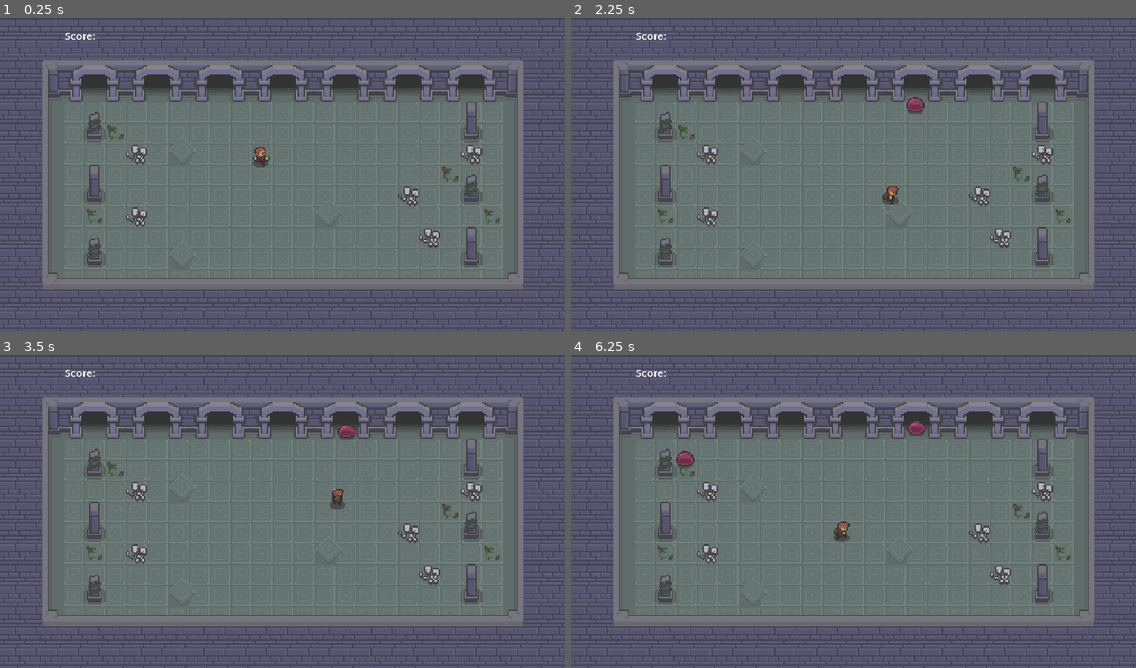
Above: before the commit, frames 1-4 (two rows, left to right).
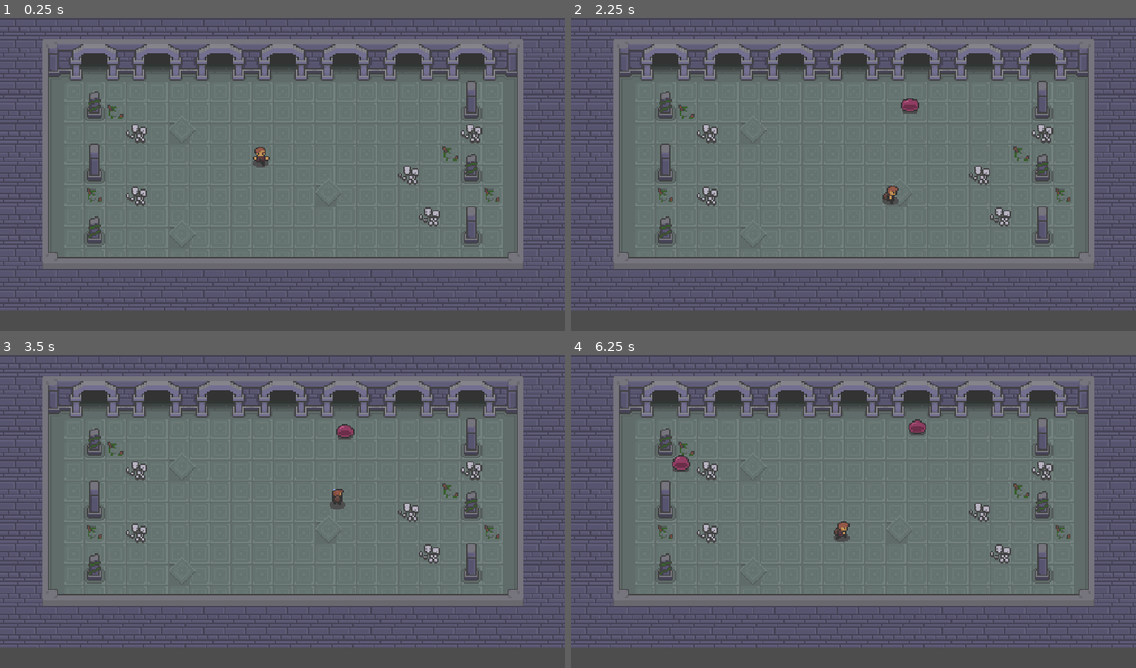
Above: after the commit, the same moments.

Repository: GigglebertCreepstein/MSU_CSC275_TERM_PROJECT
Game: Godot game, scene res://scenes/game.tscn
Same seed, same stepped clock (60 frames per second), same inputs: the game is played once before the commit and once after it.
Inputs (mouse positions are in pixels of both pictures, inside the frame that each line leads up to):
- Up to frame 1 (0.25 s): no input
- Up to frame 2 (2.25 s): tap Enter (attack) at 0.5, 0.6, 1.35 s; move the mouse to (977, 158) at 0.52 s; hold D (move_right) 0.53-1.28 s; move the mouse to (740, 190) at 1.27 s; hold S (move_down) 1.28-2.03 s; move the mouse to (910, 105) at 2.02 s; hold D (move_right) from 2.03 s (still down); click (910, 105) at 2.1 s
- Up to frame 3 (3.5 s): tap Enter (attack) at 2.3, 2.85 s; move the mouse to (254, 574) at 2.77 s; release D (move_right) at 2.78 s; hold W (move_up) from 2.78 s (still down)
- Up to frame 4 (6.25 s): move the mouse to (1023, 558) at 3.52 s; release W (move_up) at 3.53 s; hold A (move_left) 3.53-5.03 s; tap Enter (attack) at 3.6, 4.55, 5.1, 5.85 s; right-click (1023, 558) at 4.15 s; move the mouse to (684, 464) at 4.27 s; click (684, 464) at 4.35 s; move the mouse to (881, 511) at 5.02 s; hold S (move_down) 5.03-5.78 s; move the mouse to (768, 433) at 5.77 s; hold D (move_right) from 5.78 s (still down)

The runs differ from the first frame. In frame 1, 24% of the frame differs, in the area x 0-100%, y 4-100%; in frame 2, 24%; in frame 3, 24%; in frame 4, 24%.

Commit message:
update 3/6/35
- added player death with respawn feature
- tweaked collision to more functional

Diff:
--- a/player.gd
+++ /dev/null
@@ -1 +0,0 @@
-extends CharacterBody2D
--- a/project.godot
+++ b/project.godot
@@ -66,13 +66,19 @@
 "events": [Object(InputEventMouseButton,"resource_local_to_scene":false,"resource_name":"","device":-1,"window_id":0,"a …(253 unchanged characters)…
 ]
 }
+"reset player"={
+"deadzone": 0.2,
+"events": [Object(InputEventMouseButton,"resource_local_to_scene":false,"resource_name":"","device":-1,"window_id":0,"alt_pressed":false,"shift_pressed":false,"ctrl_pressed":false,"meta_pressed":false,"button_mask":0,"position":Vector2(0, 0),"global_position":Vector2(0, 0),"factor":1.0,"button_index":2,"canceled":false,"pressed":false,"double_click":false,"script":null)
+]
+}
 
 [layer_names]
 
 2d_physics/layer_1="world"
 2d_physics/layer_2="player"
 2d_physics/layer_3="enemy"
-2d_physics/layer_4="death zone"
+2d_physics/layer_4="player_health"
+2d_physics/layer_5="enemy_attack"
 
 [rendering]
 
--- a/scenes/enemy.tscn
+++ b/scenes/enemy.tscn
@@ -1,8 +1,12 @@
 [gd_scene load_steps=17 format=3 uid="uid://g636wece0tif"]
 
-[ext_resource type="Script" uid="uid://brxqkemserjgq" path="res://enemy.gd" id="1_4gyqm"]
+[ext_resource type="Script" uid="uid://brxqkemserjgq" path="res://scripts/enemy.gd" id="1_4gyqm"]
 [ext_resource type="Texture2D" uid="uid://cl4yv5rcp4md6" path="res://assets/Top_Down_Adventure_Pack_v.1.0/Top_Down_Adventure_Pack_v.1.0/Enemies_Sprites/Pinkslime_Sprites/pinkslime_hit_anim_all_dir_strip_4.png" id="2_4ra3w"]
 [ext_resource type="Texture2D" uid="uid://bp2ymc3b5coy" path="res://assets/Top_Down_Adventure_Pack_v.1.0/Top_Down_Adventure_Pack_v.1.0/Enemies_Sprites/Pinkslime_Sprites/pinkslime_idle_anim_all_dir_strip_6.png" id="3_5uy6h"]
+
+[sub_resource type="CapsuleShape2D" id="CapsuleShape2D_4ra3w"]
+radius = 5.24098
+height = 11.6349
 
 [sub_resource type="AtlasTexture" id="AtlasTexture_c4w8v"]
 atlas = ExtResource("2_4ra3w")
@@ -87,9 +91,6 @@
 "speed": 17.0
 }]
 
-[sub_resource type="RectangleShape2D" id="RectangleShape2D_md0e3"]
-size = Vector2(14, 15)
-
 [sub_resource type="RectangleShape2D" id="RectangleShape2D_e1ltt"]
 size = Vector2(14, 12)
 
@@ -98,30 +99,41 @@
 collision_mask = 3
 script = ExtResource("1_4gyqm")
 
+[node name="wall_collision" type="CollisionShape2D" parent="."]
+position = Vector2(0, -1)
+scale = Vector2(1.90804, -1.54706)
+shape = SubResource("CapsuleShape2D_4ra3w")
+
 [node name="AnimatedSprite2D" type="AnimatedSprite2D" parent="."]
 scale = Vector2(2, 2)
 sprite_frames = SubResource("SpriteFrames_hb8ge")
-animation = &"death"
-frame_progress = 0.932517
-
-[node name="CollisionShape2D" type="CollisionShape2D" parent="."]
-position = Vector2(0, -0.5)
-scale = Vector2(2, 2)
-shape = SubResource("RectangleShape2D_md0e3")
+animation = &"idle"
+frame_progress = 0.0243143
 
 [node name="hitbox" type="Area2D" parent="."]
+visible = false
 scale = Vector2(2, 2)
 collision_layer = 4
 collision_mask = 2
 
 [node name="hitbox_collision" type="CollisionShape2D" parent="hitbox"]
-position = Vector2(0, -2)
+position = Vector2(0, -0.5)
 shape = SubResource("RectangleShape2D_e1ltt")
 
 [node name="death_timer" type="Timer" parent="hitbox"]
 
 [node name="movement_timer" type="Timer" parent="."]
 
+[node name="attack_collision" type="Area2D" parent="."]
+collision_layer = 16
+collision_mask = 8
+
+[node name="attack_shape" type="CollisionShape2D" parent="attack_collision"]
+position = Vector2(0, -1)
+scale = Vector2(1.90804, -1.54706)
+shape = SubResource("CapsuleShape2D_4ra3w")
+
 [connection signal="area_entered" from="hitbox" to="." method="enemy_death"]
 [connection signal="timeout" from="hitbox/death_timer" to="." method="_on_death_timer_timeout"]
 [connection signal="timeout" from="movement_timer" to="." method="_on_movement_timer_timeout"]
+[connection signal="area_entered" from="attack_collision" to="." method="_on_attack_collision_area_entered"]
--- a/scenes/game.tscn
+++ b/scenes/game.tscn
@@ -1,7 +1,7 @@
 [gd_scene load_steps=6 format=4 uid="uid://c8u04hmuo5831"]
 
 [ext_resource type="Texture2D" uid="uid://b72we0ty7tg3o" path="res://assets/Top_Down_Adventure_Pack_v.1.0/Top_Down_Adventure_Pack_v.1.0/Dungeon_Tileset.png" id="1_34elp"]
-[ext_resource type="Script" uid="uid://yhrye3d7tahq" path="res://scenes/game.gd" id="1_lbhrr"]
+[ext_resource type="Script" uid="uid://yhrye3d7tahq" path="res://scripts/game.gd" id="1_lbhrr"]
 [ext_resource type="PackedScene" uid="uid://bdb41aisf0bvp" path="res://scenes/trad_player.tscn" id="2_uhngc"]
 
 [sub_resource type="TileSetAtlasSource" id="TileSetAtlasSource_5ktn1"]
@@ -270,33 +270,20 @@
 
 [node name="Area2D" type="Area2D" parent="."]
 position = Vector2(128, 32)
-scale = Vector2(2, 2)
 collision_layer = 0
 collision_mask = 0
 
 [node name="ground" type="TileMapLayer" parent="Area2D"]
 position = Vector2(0, 32)
+scale = Vector2(2, 2)
 tile_map_data = PackedByteArray("AAAAAP7/AAAHAAsAAAAAAP//AAAHAAsAAAAAAAAAAAAHAAsAAAAAAAEAAAAHAAsAAAAAAAIAAAAHAAsAAAAAAA …(3904 unchanged characters)…
 tile_set = SubResource("TileSet_nsyun")
 
 [node name="walls" type="TileMapLayer" parent="Area2D"]
 position = Vector2(0, 32)
+scale = Vector2(2, 2)
 tile_map_data = PackedByteArray("AAATAP7/AAABAAEAAAATAP//AAAIAAAAAAATAAAAAAAIAAEAAAABAP7/AAABAAEAAAABAP//AAAIAAAAAAABAA …(4096 unchanged characters)…
 tile_set = SubResource("TileSet_nsyun")
 
 [node name="player" parent="." instance=ExtResource("2_uhngc")]
 position = Vector2(398, 219)
-
-[node name="Control" type="Control" parent="."]
-layout_mode = 3
-anchors_preset = 0
-offset_right = 40.0
-offset_bottom = 40.0
-
-[node name="score_label" type="Label" parent="Control"]
-layout_mode = 0
-offset_left = 98.0
-offset_top = 16.0
-offset_right = 138.0
-offset_bottom = 39.0
-text = "Score:"
--- a/scenes/trad_player.tscn
+++ b/scenes/trad_player.tscn
@@ -1,9 +1,11 @@
-[gd_scene load_steps=59 format=3 uid="uid://bdb41aisf0bvp"]
+[gd_scene load_steps=73 format=3 uid="uid://bdb41aisf0bvp"]
 
 [ext_resource type="Script" uid="uid://d34cgmcfq5gk5" path="res://scripts/character_body_2d.gd" id="1_vs87m"]
 [ext_resource type="Texture2D" uid="uid://coo4k6np2lb02" path="res://assets/Top_Down_Adventure_Pack_v.1.0/Top_Down_Adventure_Pack_v.1.0/Char_Sprites/char_attack_spritesheet.png" id="2_6d7i0"]
 [ext_resource type="Texture2D" uid="uid://bxr8yvhncdk75" path="res://assets/Top_Down_Adventure_Pack_v.1.0/Top_Down_Adventure_Pack_v.1.0/Char_Sprites/char_run_down_anim_strip_6.png" id="2_6qrpo"]
+[ext_resource type="Texture2D" uid="uid://dmehp21mq4ejn" path="res://assets/Top_Down_Adventure_Pack_v.1.0/Top_Down_Adventure_Pack_v.1.0/Char_Sprites/char_death_all_dir_anim_strip_10.png" id="3_bggmf"]
 [ext_resource type="Texture2D" uid="uid://b1lf4bpc1i35n" path="res://assets/Top_Down_Adventure_Pack_v.1.0/Top_Down_Adventure_Pack_v.1.0/Char_Sprites/char_run_left_anim_strip_6.png" id="3_omiat"]
+[ext_resource type="Texture2D" uid="uid://btd2wy0uadikr" path="res://assets/Top_Down_Adventure_Pack_v.1.0/Top_Down_Adventure_Pack_v.1.0/Char_Sprites/char_spritesheet.png" id="4_gsvua"]
 [ext_resource type="Texture2D" uid="uid://dp0vpsxfyt7hu" path="res://assets/Top_Down_Adventure_Pack_v.1.0/Top_Down_Adventure_Pack_v.1.0/Char_Sprites/char_run_right_anim_strip_6.png" id="4_xncya"]
 [ext_resource type="Texture2D" uid="uid://bqk2m2aclp7lb" path="res://assets/Top_Down_Adventure_Pack_v.1.0/Top_Down_Adventure_Pack_v.1.0/Char_Sprites/char_pushing_up_anim_strip_6.png" id="5_28n11"]
 [ext_resource type="AudioStream" uid="uid://c2jx6yo4qskwg" path="res://assets/retro-hurt-1-236672(1).mp3" id="7_jvrhg"]
@@ -104,6 +106,50 @@
 atlas = ExtResource("2_6d7i0")
 region = Rect2(240, 144, 48, 48)
 
+[sub_resource type="AtlasTexture" id="AtlasTexture_u6hcc"]
+atlas = ExtResource("3_bggmf")
+region = Rect2(0, 0, 16, 16)
+
+[sub_resource type="AtlasTexture" id="AtlasTexture_ykxdk"]
+atlas = ExtResource("3_bggmf")
+region = Rect2(16, 0, 16, 16)
+
+[sub_resource type="AtlasTexture" id="AtlasTexture_fmjn5"]
+atlas = ExtResource("3_bggmf")
+region = Rect2(32, 0, 16, 16)
+
+[sub_resource type="AtlasTexture" id="AtlasTexture_8uptv"]
+atlas = ExtResource("3_bggmf")
+region = Rect2(48, 0, 16, 16)
+
+[sub_resource type="AtlasTexture" id="AtlasTexture_wrbpt"]
+atlas = ExtResource("3_bggmf")
+region = Rect2(64, 0, 16, 16)
+
+[sub_resource type="AtlasTexture" id="AtlasTexture_kchu1"]
+atlas = ExtResource("3_bggmf")
+region = Rect2(80, 0, 16, 16)
+
+[sub_resource type="AtlasTexture" id="AtlasTexture_6tgdo"]
+atlas = ExtResource("3_bggmf")
+region = Rect2(96, 0, 16, 16)
+
+[sub_resource type="AtlasTexture" id="AtlasTexture_mybes"]
+atlas = ExtResource("3_bggmf")
+region = Rect2(112, 0, 16, 16)
+
+[sub_resource type="AtlasTexture" id="AtlasTexture_03xlx"]
+atlas = ExtResource("3_bggmf")
+region = Rect2(128, 0, 16, 16)
+
+[sub_resource type="AtlasTexture" id="AtlasTexture_ey2bx"]
+atlas = ExtResource("3_bggmf")
+region = Rect2(144, 0, 16, 16)
+
+[sub_resource type="AtlasTexture" id="AtlasTexture_owne0"]
+atlas = ExtResource("4_gsvua")
+region = Rect2(309, 92, 103, 92)
+
 [sub_resource type="AtlasTexture" id="AtlasTexture_sgp70"]
 atlas = ExtResource("2_6qrpo")
 region = Rect2(0, 0, 16, 16)
@@ -296,6 +342,44 @@
 }, {
 "frames": [{
 "duration": 1.0,
+"texture": SubResource("AtlasTexture_u6hcc")
+}, {
+"duration": 1.0,
+"texture": SubResource("AtlasTexture_ykxdk")
+}, {
+"duration": 1.0,
+"texture": SubResource("AtlasTexture_fmjn5")
+}, {
+"duration": 1.0,
+"texture": SubResource("AtlasTexture_8uptv")
+}, {
+"duration": 1.0,
+"texture": SubResource("AtlasTexture_wrbpt")
+}, {
+"duration": 1.0,
+"texture": SubResource("AtlasTexture_kchu1")
+}, {
+"duration": 1.0,
+"texture": SubResource("AtlasTexture_6tgdo")
+}, {
+"duration": 1.0,
+"texture": SubResource("AtlasTexture_mybes")
+}, {
+"duration": 1.0,
+"texture": SubResource("AtlasTexture_03xlx")
+}, {
+"duration": 1.0,
+"texture": SubResource("AtlasTexture_ey2bx")
+}, {
+"duration": 1.0,
+"texture": SubResource("AtlasTexture_owne0")
+}],
+"loop": false,
+"name": &"death",
+"speed": 12.0
+}, {
+"frames": [{
+"duration": 1.0,
 "texture": SubResource("AtlasTexture_sgp70")
 }, {
 "duration": 1.0,
@@ -387,11 +471,14 @@
 "speed": 10.0
 }]
 
+[sub_resource type="RectangleShape2D" id="RectangleShape2D_dv0ly"]
+size = Vector2(8, 8.375)
+
 [sub_resource type="RectangleShape2D" id="RectangleShape2D_nso6f"]
 size = Vector2(7.74993, 23.875)
 
-[sub_resource type="RectangleShape2D" id="RectangleShape2D_dv0ly"]
-size = Vector2(9, 12.5)
+[sub_resource type="RectangleShape2D" id="RectangleShape2D_bggmf"]
+size = Vector2(17, 21)
 
 [node name="player" type="CharacterBody2D"]
 collision_layer = 2
@@ -404,8 +491,12 @@
 position = Vector2(0, -6.03995)
 scale = Vector2(2, 2)
 sprite_frames = SubResource("SpriteFrames_2t73j")
-animation = &"attack_up"
-frame_progress = 0.231037
+animation = &"death"
+
+[node name="wall_collision" type="CollisionShape2D" parent="."]
+position = Vector2(1, -3)
+scale = Vector2(2, 2)
+shape = SubResource("RectangleShape2D_dv0ly")
 
 [node name="short_attack_Area2D" type="Area2D" parent="."]
 scale = Vector2(2, 2)
@@ -415,16 +506,20 @@
 [node name="slice" type="AudioStreamPlayer" parent="short_attack_Area2D"]
 stream = ExtResource("7_jvrhg")
 
-[node name="short_attack_collider" type="CollisionShape2D" parent="short_attack_Area2D"]
+[node name="short_attack_hitbox" type="CollisionShape2D" parent="short_attack_Area2D"]
 position = Vector2(0, 6)
 shape = SubResource("RectangleShape2D_nso6f")
 
 [node name="attack_timer" type="Timer" parent="short_attack_Area2D"]
 
-[node name="CollisionShape2D" type="CollisionShape2D" parent="."]
-position = Vector2(0.5, -5)
-scale = Vector2(2, 2)
-shape = SubResource("RectangleShape2D_dv0ly")
+[node name="death_collision" type="Area2D" parent="."]
+collision_layer = 8
+collision_mask = 16
+
+[node name="CollisionShape2D" type="CollisionShape2D" parent="death_collision"]
+position = Vector2(0.5, -4.5)
+shape = SubResource("RectangleShape2D_bggmf")
 
 [connection signal="body_entered" from="short_attack_Area2D" to="." method="_on_short_attack_area_2d_body_entered"]
 [connection signal="timeout" from="short_attack_Area2D/attack_timer" to="." method="_on_attack_timer_timeout"]
+[connection signal="area_entered" from="death_collision" to="." method="_on_death_collision_area_entered"]
--- a/scripts/character_body_2d.gd
+++ b/scripts/character_body_2d.gd
@@ -3,7 +3,7 @@
 
 @onready var slice: AudioStreamPlayer = $"short_attack_Area2D/Retro-hurt-1-236672(1)"
 @onready var player_sprite: AnimatedSprite2D = $player_sprite
-@onready var short_attack_hitbox: CollisionShape2D = $short_attack_Area2D/short_attack_collider
+@onready var short_attack_hitbox: CollisionShape2D = $short_attack_Area2D/short_attack_hitbox
 @onready var attack_timer: Timer = $short_attack_Area2D/attack_timer
 
 ##################GLOBAL VARIABLES#########
@@ -12,14 +12,20 @@
 var freeze_player = false
 enum direction { LEFT, RIGHT, UP, DOWN, UP_RIGHT, UP_LEFT, DOWN_RIGHT, DOWN_LEFT}
 var current_direction = direction.DOWN
-
+var player_is_alive = true
 ###########################################
 
+
 func _ready() -> void:
+	#short_attack_hitbox.disabled = true
 	short_attack_hitbox.disabled = true
 
 func _process(delta: float) -> void:
-	update_player_state(delta)
+	if player_is_alive:
+		update_player_state(delta)
+	elif Input.is_action_just_pressed("reset player"):
+		position = get_global_mouse_position()
+		player_is_alive = true
 
 # checks for player inputs and runs the proper action based on result
 func update_player_state(delta):
@@ -158,3 +164,12 @@
 		player_sprite.play(animation_name)
 	# CHANGED: Set the frame to 0 to stay on the first frame instead of stopping the animation
 	player_sprite.frame = 0
+
+
+
+
+
+func _on_death_collision_area_entered(area: Area2D) -> void:
+	print("death collision triggered")
+	player_sprite.play("death")
+	player_is_alive = false
--- a/enemy.gd
+++ b/scripts/enemy.gd
@@ -5,6 +5,9 @@
 @onready var death_timer: Timer = $hitbox/death_timer
 @onready var hitbox_collision: CollisionShape2D = $hitbox/hitbox_collision
 @onready var movement_timer: Timer = $movement_timer
+@onready var attack_collision: Area2D = $attack_collision
+
+
 var just_moved = false
 ##########################################################################
 func _ready() -> void:
@@ -12,12 +15,16 @@
 	movement_timer.start(.5)
 
 func _process(delta: float) -> void:
-	move_and_slide()
+
+	move_and_collide(velocity * delta)
 ###########################################################################
 
 func enemy_death(area: Area2D) -> void:
+	velocity = Vector2.ZERO
+	attack_collision.remove_child($attack_collision/attack_shape)
 	animated_sprite_2d.play("death")
 	death_timer.start(.4)
+	print("enemy hitbox triggered")
 
 func _on_death_timer_timeout() -> void:
 	queue_free()
@@ -32,3 +39,10 @@
 	else:
 		just_moved = false
 		velocity = Vector2.ZERO
+
+
+
+
+
+func _on_attack_collision_area_entered(area: Area2D) -> void:
+	print("attack collision triggered")
Not shown, removed: player.gd.uid
Renamed: enemy.gd.uid -> scripts/enemy.gd.uid
Renamed: scenes/game.gd -> scripts/game.gd
Renamed: scenes/game.gd.uid -> scripts/game.gd.uid
